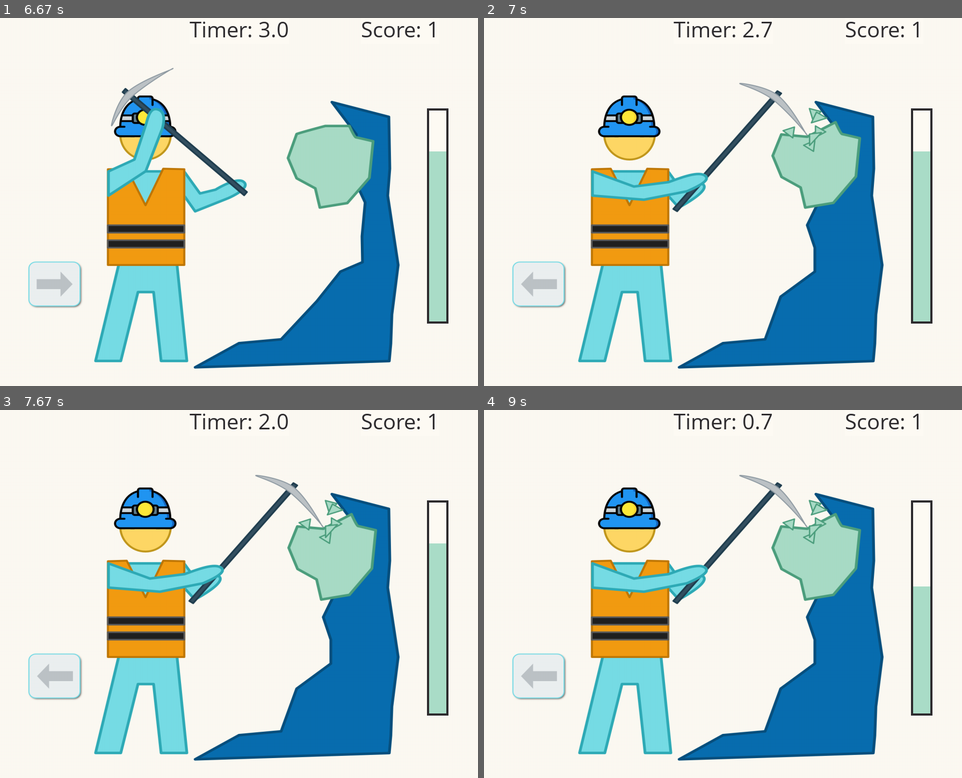
Above: before the commit, frames 1-4 (two rows, left to right).
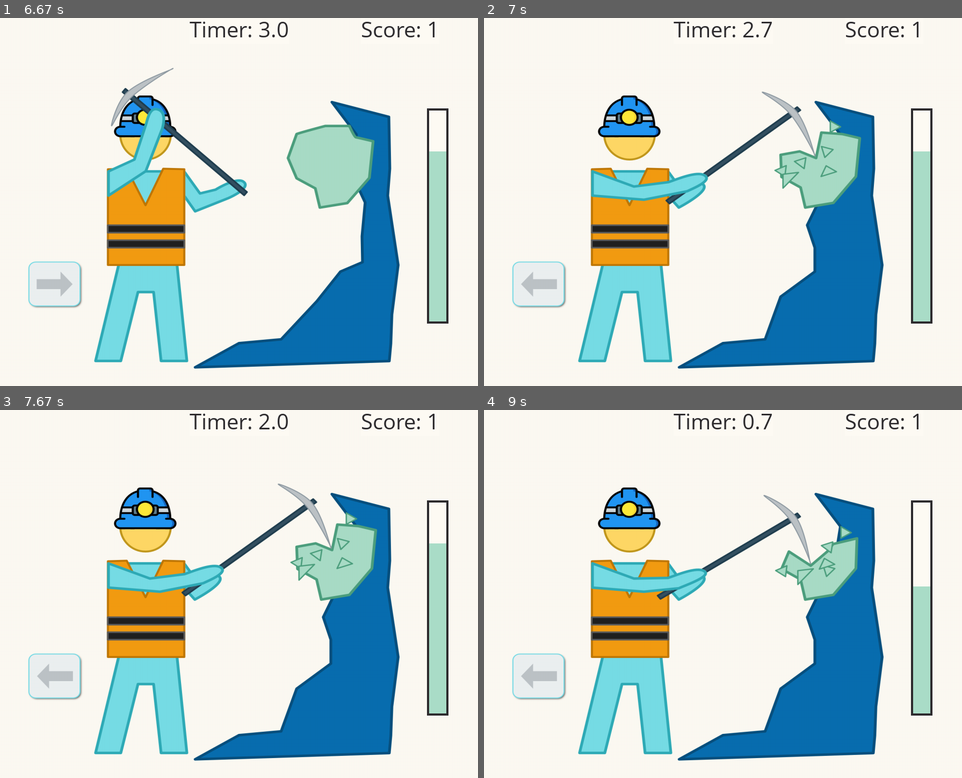
Above: after the commit, the same moments.

Repository: jwl-7/Stick-Bop
Game: pygame game, started from stick-bop.py
Two runs of this game, one before a commit and one after it. Both use one fixed random seed, a clock stepped at 60 frames per second and the inputs below.
Inputs:
- Up to frame 1 (6.67 s): tap Enter at 0.33 s; tap Space at 3.4, 3.73, 4.13, 4.43, 4.63, 4.93, 5.2, 5.5, 5.63, 5.93, 6.3, 6.6 s; hold Left 5.13-5.53 s; hold Right 5.57-6.2 s; hold Left from 6.23 s (still down)
- Up to frame 2 (7 s): release Left at 6.7 s; hold Right from 6.73 s (still down); tap Space at 6.8 s
- Up to frame 3 (7.67 s): tap Space at 7.1, 7.3, 7.6 s; release Right at 7.2 s; hold Right from 7.23 s (still down)
- Up to frame 4 (9 s): release Right at 7.7 s; hold Left 7.73-8.27 s; tap Space at 7.8, 8.1, 8.37, 8.67, 8.8 s; hold Left 8.3-8.7 s; hold Right from 8.73 s (still down)

Frame 1 is identical in both runs. In frame 2, 2.1% of the frame differs, in the area x 37-75%, y 17-53%; in frame 3, 2.1%; in frame 4, 3.4%, in the area x 31-79%, y 17-53%.

Commit message:
implemented different mining images

Diff:
--- a/data/states.py
+++ b/data/states.py
@@ -213,13 +213,33 @@
         if event.type == pygame.KEYDOWN and event.key == pygame.K_LEFT:
             self.left_pressed = True
             if self.right_was_pressed and not self.right_pressed:
-                self.mine_img = tools.images['mining-1']
+                if self.count == 0:
+                    self.mine_img = tools.images['mining-1']
+                elif self.count == 1:
+                    self.mine_img = tools.images['mining-3']
+                elif self.count == 2:
+                    self.mine_img = tools.images['mining-5']
+                elif self.count == 3:
+                    self.mine_img = tools.images['mining-7']
+                elif self.count == 4:
+                    self.mine_img = tools.images['mining-9']
+                elif self.count == 5:
+                    self.mine_img = tools.images['mining-11']
                 self.right_was_pressed = False
                 self.count += 1
         elif event.type == pygame.KEYDOWN and event.key == pygame.K_RIGHT:
             self.right_pressed = True
             if not self.left_pressed:
-                self.mine_img = tools.images['mining-2']
+                if self.count == 0:
+                    self.mine_img = tools.images['mining-2']
+                elif self.count == 1:
+                    self.mine_img = tools.images['mining-4']
+                elif self.count == 2:
+                    self.mine_img = tools.images['mining-6']
+                elif self.count == 3:
+                    self.mine_img = tools.images['mining-8']
+                elif self.count == 4:
+                    self.mine_img = tools.images['mining-10']
         elif event.type == pygame.KEYUP and event.key == pygame.K_LEFT:
             self.left_pressed = False
         elif event.type == pygame.KEYUP and event.key == pygame.K_RIGHT:
